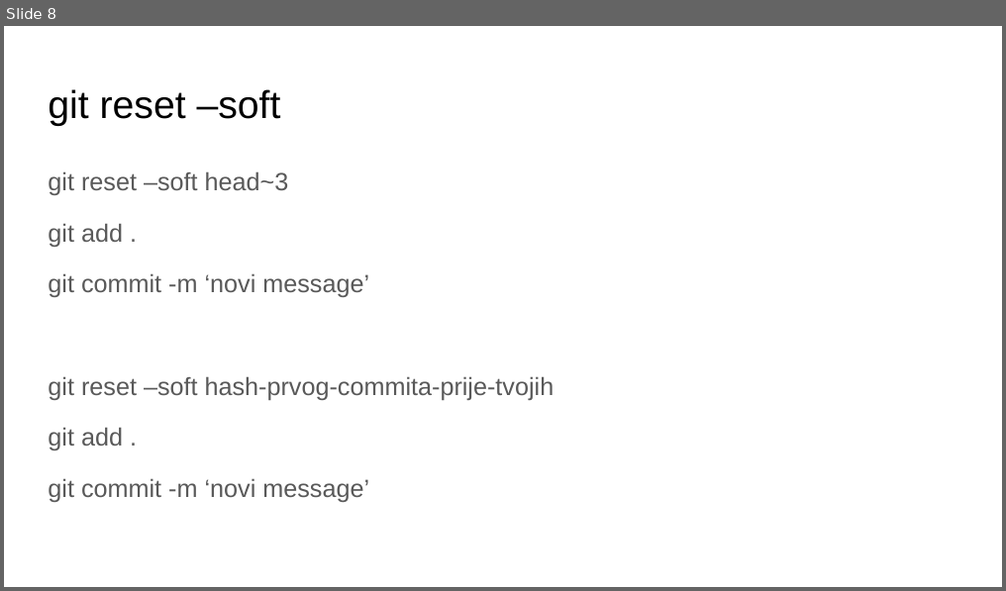
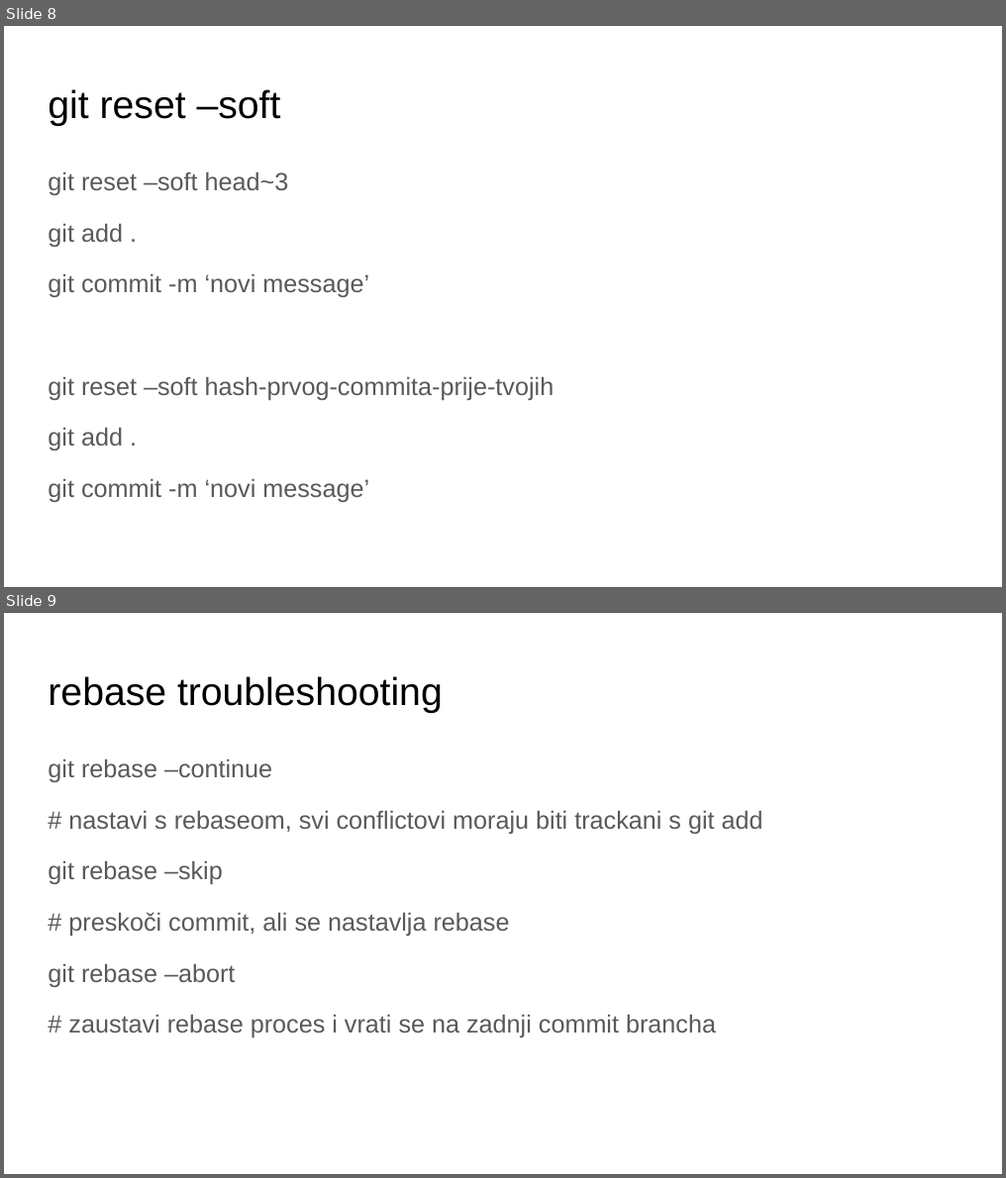
Before and after one commit to isimecki/gitrebasedemo, a slide deck: pres.odp. Shown one above the other, each under a label of ours: slide 8 before the commit, slides 8 and 9 after it. The pictures are 1006x591 and 1006x1178 pixels, drawn with LibreOffice and Linux fonts; fonts in the diff are those of the drawing. Boxes give left, top, right and bottom in pixels: in the first picture for what was removed or moved away, otherwise in the second. Text is boxed around its words. In the diff, an @@ line names an element or a change of style, - is before the commit and + after.

Commit message:
more pres

```diff
--- a/pres.odp
+++ b/pres.odp
@@ slide 9 added at (x1=4, y1=613, x2=1002, y2=1174), background #FFFFFF @@
@@ title added at (x1=48, y1=676, x2=443, y2=713), 28 pt, text #000000 @@
+rebase troubleshooting
@@ text added at (x1=48, y1=759, x2=763, y2=1038), 18 pt, text #595959 @@
+git rebase –continue
+# nastavi s rebaseom, svi conflictovi moraju biti trackani s git add
+git rebase –skip
+# preskoči commit, ali se nastavlja rebase
+git rebase –abort
+# zaustavi rebase proces i vrati se na zadnji commit brancha
```
